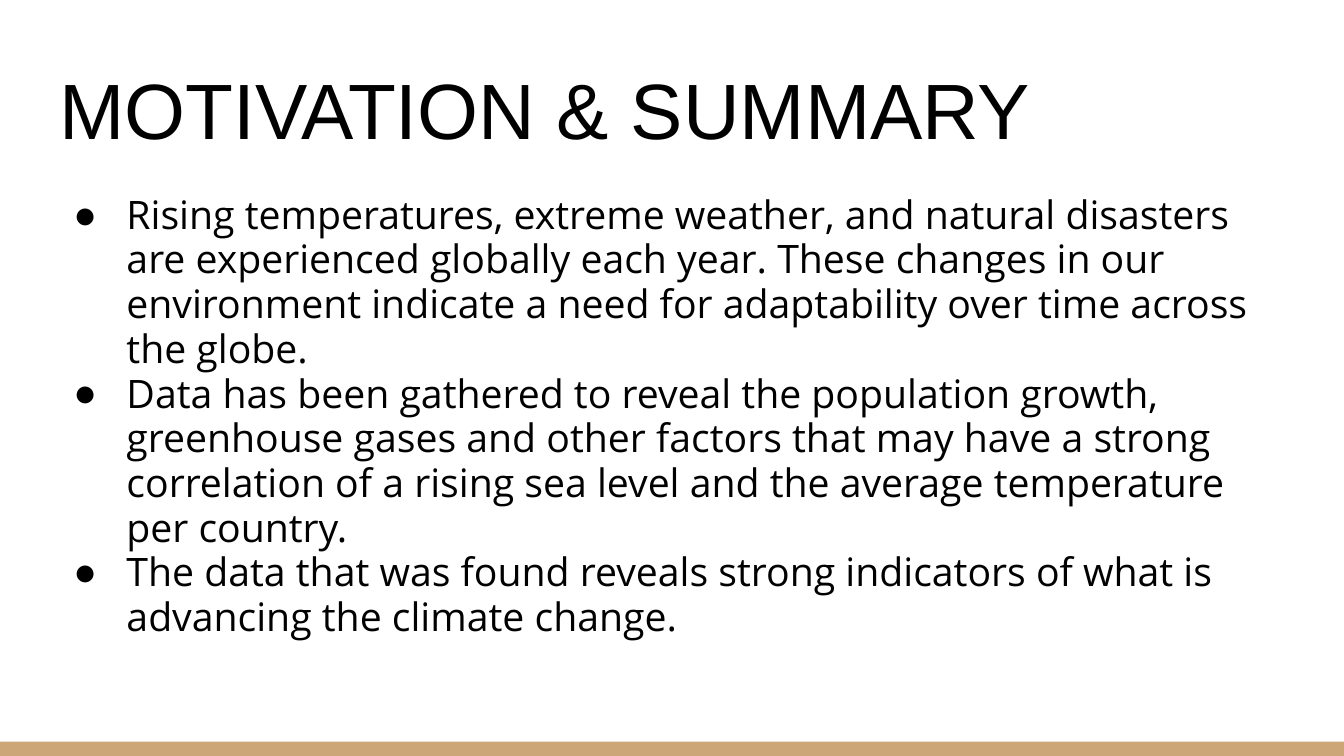
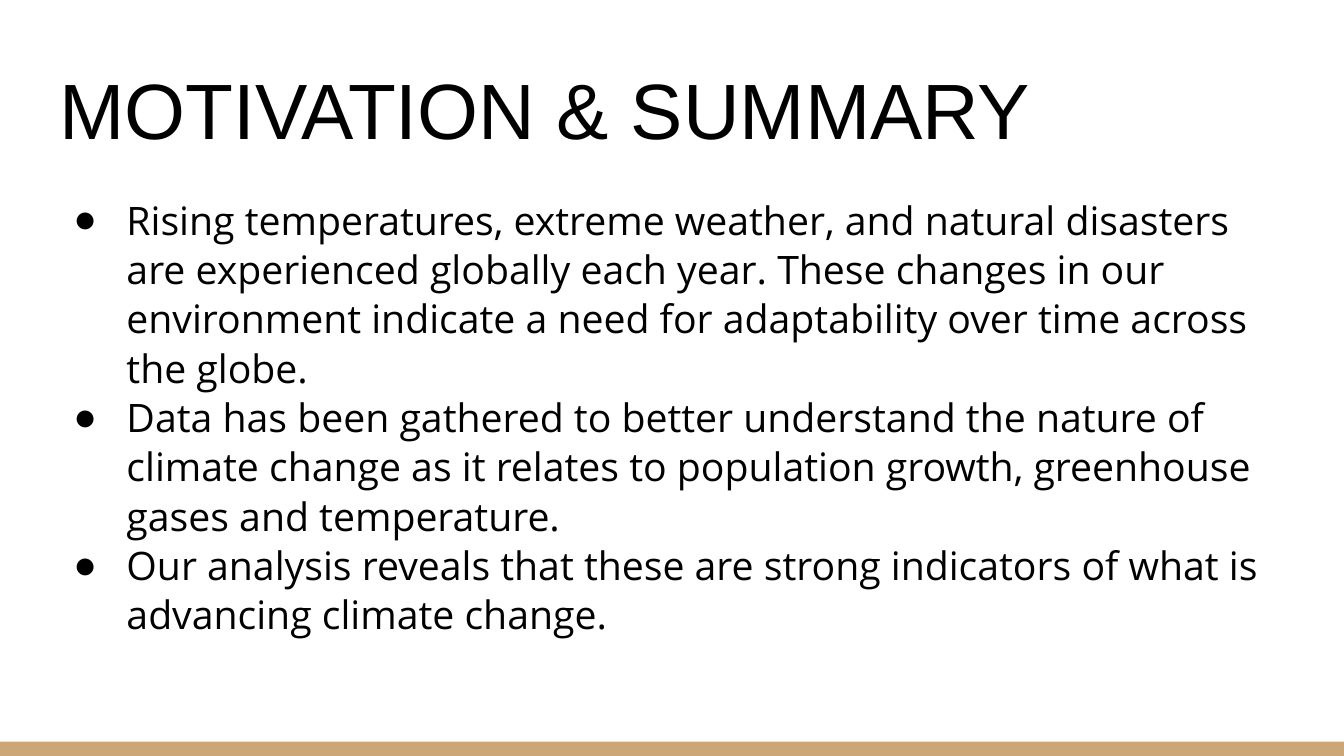
Before and after one commit to moriahtaylor1/climate-change-analysis, a slide deck: slide 3 of CLIMATE CHANGE.pptx. Drawn at 1344x756 pixels with LibreOffice and Linux fonts; fonts in the diff are those of the drawing. Boxes give left, top, right and bottom in pixels: in the first picture for what was removed or moved away, otherwise in the second. Text is boxed around its words. In the diff, an @@ line names an element or a change of style, - is before the commit and + after.

Commit message:
fixed population graph

```diff
--- a/CLIMATE CHANGE.pptx
+++ b/CLIMATE CHANGE.pptx
@@ text at (126,205,1247,393): line spacing 0.95 to 1.05 @@
@@ text at (126,402,1258,639): text changed @@
-● Data has been gathered to reveal the population growth, greenhouse gases and other factors that may have a strong correlation of a rising sea level and the average temperature per country.
-● The data that was found reveals strong indicators of what is advancing the climate change.
+● Data has been gathered to better understand the nature of climate change as it relates to population growth, greenhouse gases and temperature.
+● Our analysis reveals that these are strong indicators of what is advancing climate change.
```
Also in this commit, not shown: 4 other slides changed.
